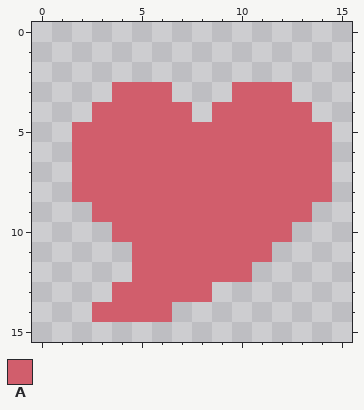
Two versions of one pixel-art sprite, src/main/resources/textures/gui/health.png. The picture above is the old version.
The file is 16x16 pixels.
Palette (. is transparent): A #d15e6c
Pixels before, first column x 2:
 3 ..AAA...AAA..
 4 .AAAAA.AAAAA.
 5 AAAAAAAAAAAAA
 6 AAAAAAAAAAAAA
 7 AAAAAAAAAAAAA
 8 AAAAAAAAAAAAA
 9 .AAAAAAAAAAA.
10 ..AAAAAAAAA..
11 ...AAAAAAA...
12 ...AAAAAA....
13 ..AAAAA......
14 .AAAA........
And afterwards:
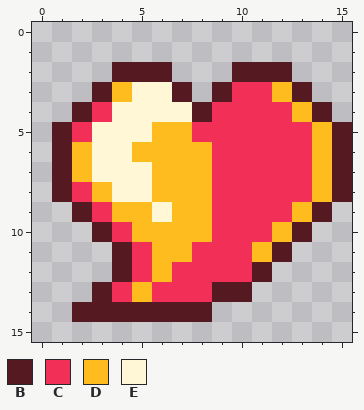
Colours new in this view: B #551a21  C #f23057  D #ffbc1e  E #fff7d5
Difference:
Changed rows in their new state; - is an unchanged pixel.
first column x 1:
 2 ---BBB---BBB---
 3 --BDEEB-BCCDB--
 4 -BCEEEEBCCCCDB-
 5 BCEEEDDCCCCCCDB
 6 BDEEDDDDCCCCCDB
 7 BDEEEDDDCCCCCDB
 8 BCDEEDDDCCCCCDB
 9 -BCDDEDDCCCCDB-
10 --BCDDDDCCCDB--
11 ---BCDDCCCDB---
12 ---BCDCCCCB----
13 --BCDCCCBB-----
14 -BBBBBBB-------
Where, in picture pixels (left, top, right, bottom), the same in both pictures:
changed: (52, 62, 352, 322)
